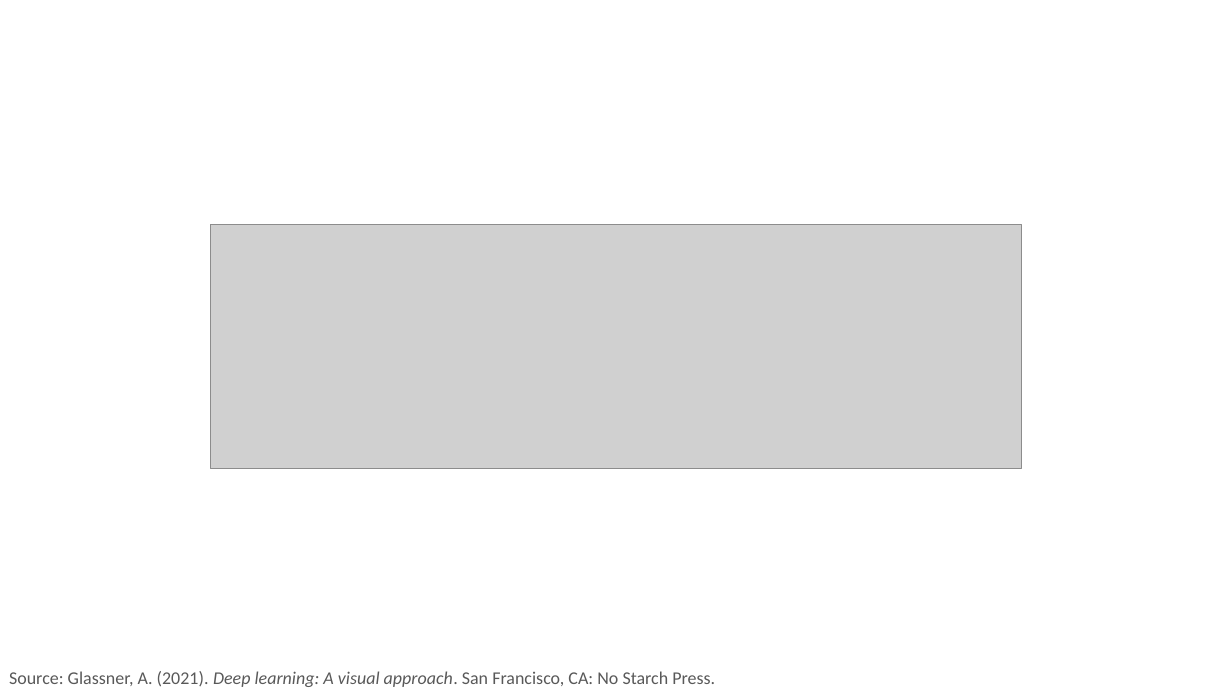
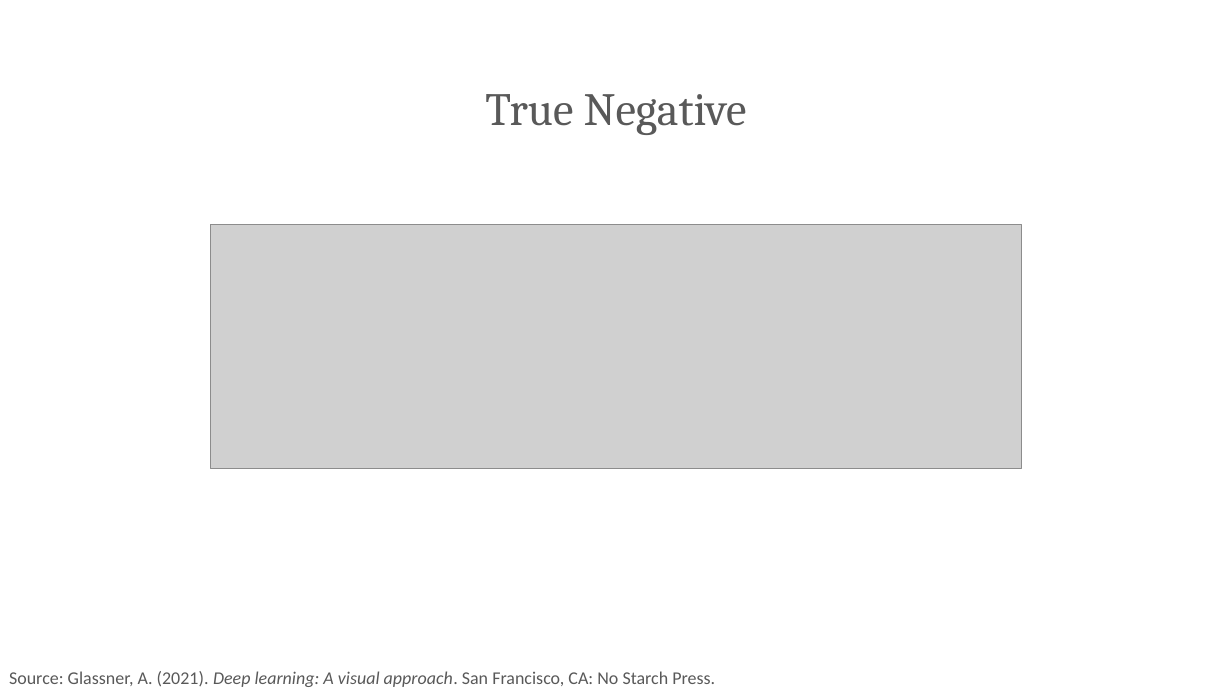
Before and after one commit to PracticumAI/gan, a slide deck: slide 8 of presentations/01_gan_intro.pptx (slide 14 before the commit). Drawn at 1232x693 pixels with LibreOffice and Linux fonts; fonts in the diff are those of the drawing; grey boxes stand for pictures. Boxes give left, top, right and bottom in pixels: in the first picture for what was removed or moved away, otherwise in the second. Text is boxed around its words. In the diff, an @@ line names an element or a change of style, - is before the commit and + after.

```diff
--- a/presentations/01_gan_intro.pptx
+++ b/presentations/01_gan_intro.pptx
@@ title added at (485, 94, 747, 135), 36 pt, text #595959 @@
+True Negative
```
Also in this commit, not shown: 5 other slides changed, 4 slides added, 3 slides removed, 1 other file.
